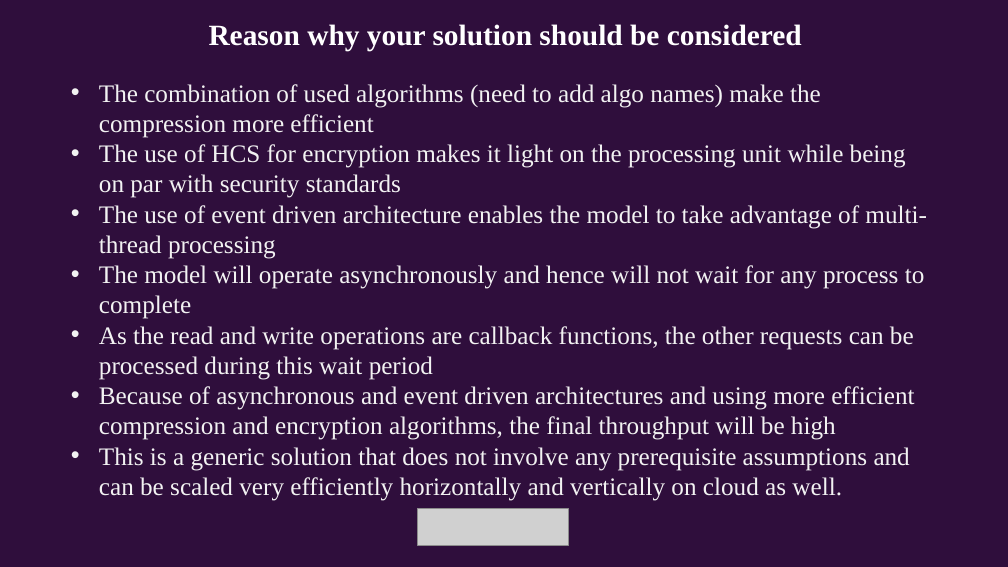
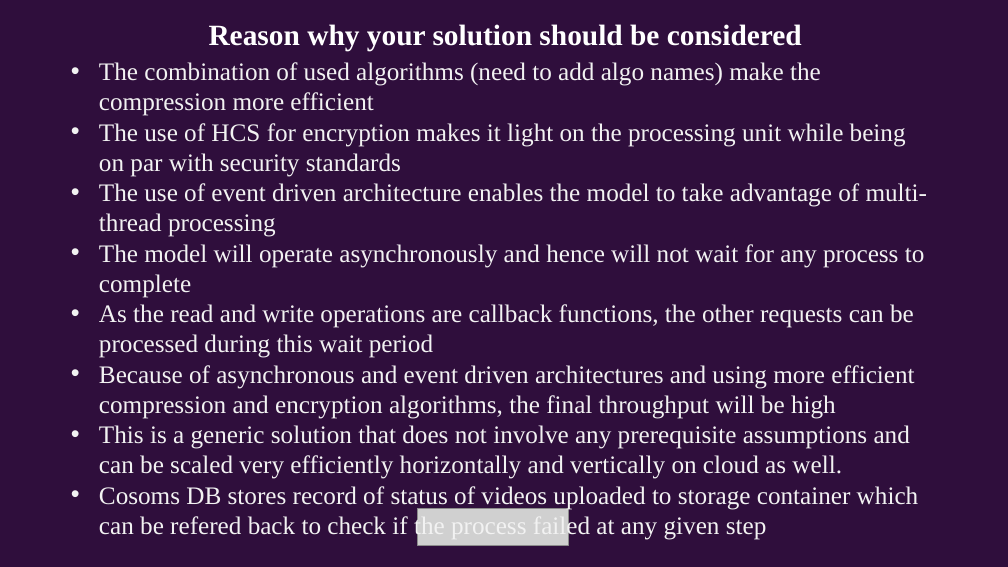
Before and after one commit to harshithaputtaswamy/video-compression, a slide deck: slide 8 of idea/idea_video_compression.pptx (slide 6 before the commit). Drawn at 1008x567 pixels with LibreOffice and Linux fonts; fonts in the diff are those of the drawing; grey boxes stand for pictures. Boxes give left, top, right and bottom in pixels: in the first picture for what was removed or moved away, otherwise in the second. Text is boxed around its words. In the diff, an @@ line names an element or a change of style, - is before the commit and + after.

Commit message:
updated ppt

```diff
--- a/idea/idea_video_compression.pptx
+++ b/idea/idea_video_compression.pptx
@@ text "The combination of used algorithms ..." moved from (x1=99, y1=84, x2=927, y2=501) to (x1=99, y1=62, x2=928, y2=540) @@
@@ text at (x1=99, y1=486, x2=919, y2=540): paragraph added @@
+• Cosoms DB stores record of status of videos uploaded to storage container which can be refered back to check if the process failed at any given step
```
Also in this commit, not shown: 6 slides added.
